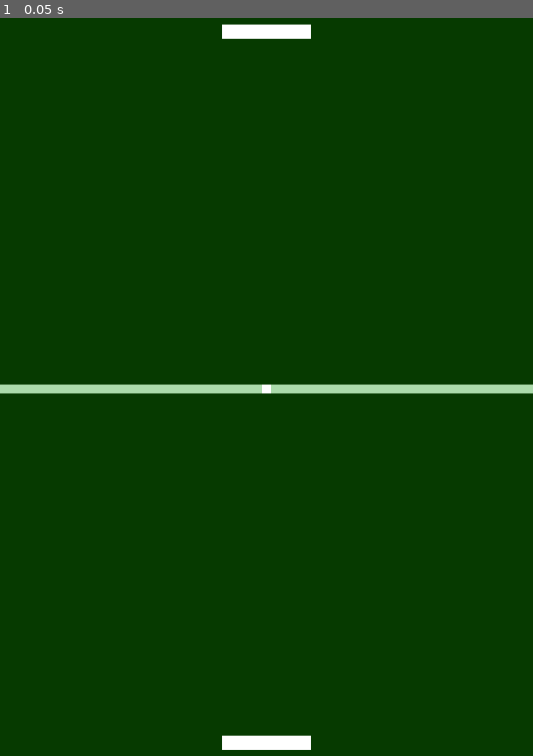
Above: before the commit, frame 1.
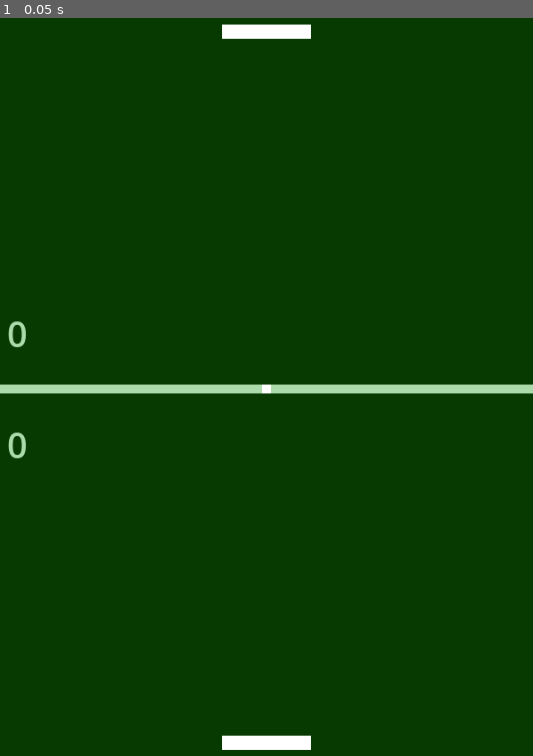
Above: after the commit, the same moment.

Repository: kg7er/vertpong
Game: Godot game, scene res://assets/main.tscn
Same seed, same stepped clock (60 frames per second), same inputs: the game is played once before the commit and once after it.
Inputs:
- Up to frame 1 (0.05 s): no input

The runs differ from the first frame. In frame 1, 0.1% of the frame differs, in the area x 1-5%, y 41-60%.

Commit message:
Finished design work.

Diff:
--- a/assets/main.tscn
+++ b/assets/main.tscn
@@ -7,6 +7,12 @@
 
 [sub_resource type="RectangleShape2D" id="RectangleShape2D_wa5u2"]
 size = Vector2(10, 10)
+
+[sub_resource type="RectangleShape2D" id="RectangleShape2D_f4yqt"]
+size = Vector2(28, 900)
+
+[sub_resource type="RectangleShape2D" id="RectangleShape2D_dfvpj"]
+size = Vector2(594.25, 24)
 
 [node name="Main" type="Sprite2D"]
 texture_filter = 1
@@ -35,10 +41,10 @@
 position = Vector2(50, 8)
 shape = SubResource("RectangleShape2D_0s5er")
 
-[node name="CharacterBody2D" type="CharacterBody2D" parent="."]
+[node name="Ball" type="CharacterBody2D" parent="."]
 position = Vector2(300, 450)
 
-[node name="ColorRect" type="ColorRect" parent="CharacterBody2D"]
+[node name="ColorRect" type="ColorRect" parent="Ball"]
 anchors_preset = 8
 anchor_left = 0.5
 anchor_top = 0.5
@@ -51,5 +57,53 @@
 grow_horizontal = 2
 grow_vertical = 2
 
-[node name="CollisionShape2D" type="CollisionShape2D" parent="CharacterBody2D"]
+[node name="CollisionShape2D" type="CollisionShape2D" parent="Ball"]
 shape = SubResource("RectangleShape2D_wa5u2")
+
+[node name="Borders" type="StaticBody2D" parent="."]
+
+[node name="Left" type="CollisionShape2D" parent="Borders"]
+position = Vector2(-14, 450)
+shape = SubResource("RectangleShape2D_f4yqt")
+
+[node name="Righ" type="CollisionShape2D" parent="Borders"]
+position = Vector2(614, 450)
+shape = SubResource("RectangleShape2D_f4yqt")
+
+[node name="ScoreBottom" type="Area2D" parent="."]
+
+[node name="CollisionShape2D" type="CollisionShape2D" parent="ScoreBottom"]
+position = Vector2(301, 914)
+shape = SubResource("RectangleShape2D_dfvpj")
+
+[node name="ScoreTop" type="Area2D" parent="."]
+
+[node name="CollisionShape2D" type="CollisionShape2D" parent="ScoreTop"]
+position = Vector2(300, -14)
+shape = SubResource("RectangleShape2D_dfvpj")
+
+[node name="HUD" type="CanvasLayer" parent="."]
+
+[node name="CPUScore" type="Label" parent="HUD"]
+offset_top = 360.0
+offset_right = 40.0
+offset_bottom = 415.0
+theme_override_colors/font_color = Color(0.670588, 0.858824, 0.670588, 1)
+theme_override_font_sizes/font_size = 40
+text = "0"
+horizontal_alignment = 1
+vertical_alignment = 1
+
+[node name="Player Score" type="Label" parent="HUD"]
+offset_top = 485.0
+offset_right = 40.0
+offset_bottom = 540.0
+theme_override_colors/font_color = Color(0.670588, 0.858824, 0.670588, 1)
+theme_override_font_sizes/font_size = 40
+text = "0"
+horizontal_alignment = 1
+vertical_alignment = 1
+
+[node name="BallTimer" type="Timer" parent="."]
+one_shot = true
+autostart = true
Not shown: 1 places in assets/main.tscn that only renumber resources
